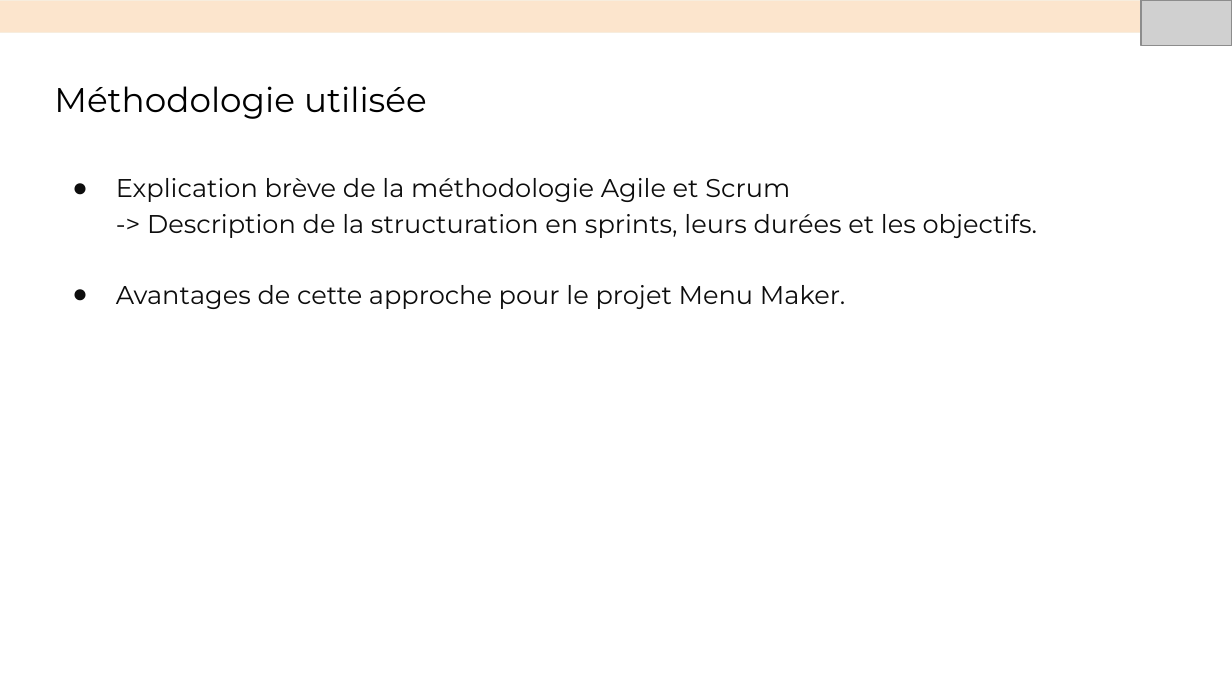
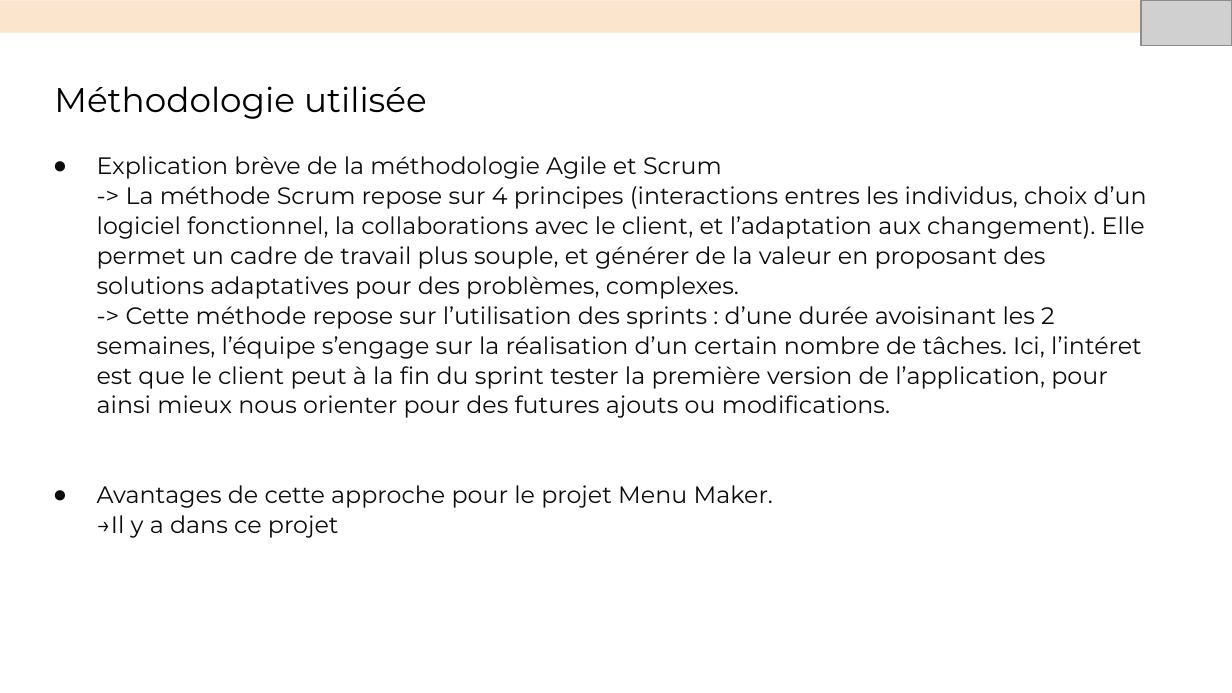
Before and after one commit to Nasus-Stackman/Projet7, a slide deck: slide 7 of Présentation.odp (slide 6 before the commit). Drawn at 1232x693 pixels with LibreOffice and Linux fonts; fonts in the diff are those of the drawing; grey boxes stand for pictures. Boxes give left, top, right and bottom in pixels: in the first picture for what was removed or moved away, otherwise in the second. Text is boxed around its words. In the diff, an @@ line names an element or a change of style, - is before the commit and + after.

```diff
--- a/Présentation.odp
+++ b/Présentation.odp
@@ text "Explication brève de la méthodologie ...": place and size @@
-text "Explication brève de la méthodologie ..." at <box>116,178,1038,309</box>
+text "Explication brève de la méthodologie ..." at <box>97,156,1147,538</box>
@@ text at <box>97,156,773,508</box>: size 15 to 13.9 pt in "Explication brève de la méthodologie Agile et ...", "Avantages de cette approche pour le projet ..."; line spacing 1.15 to 1.05 @@
@@ text at <box>97,186,1147,418</box>: text changed; size 15 to 13.9 pt @@
--> Description de la structuration en sprints, leurs durées et les objectifs.
+-> La méthode Scrum repose sur 4 principes (interactions entres les individus, choix d’un logiciel fonctionnel, la collaborations avec le client, et l’adaptation aux changement). Elle permet un cadre de travail plus souple, et générer de la valeur en proposant des solutions adaptatives pour des problèmes, complexes.
+-> Cette méthode repose sur l’utilisation des sprints : d’une durée avoisinant les 2 semaines, l’équipe s’engage sur la réalisation d’un certain nombre de tâches. Ici, l’intéret est que le client peut à la fin du sprint tester la première version de l’application, pour ainsi mieux nous orienter pour des futures ajouts ou modifications.
@@ text at <box>97,515,339,538</box>: paragraph added @@
+→Il y a dans ce projet
```
Also in this commit, not shown: 1 other slide changed, 2 slides added, 1 other file.
